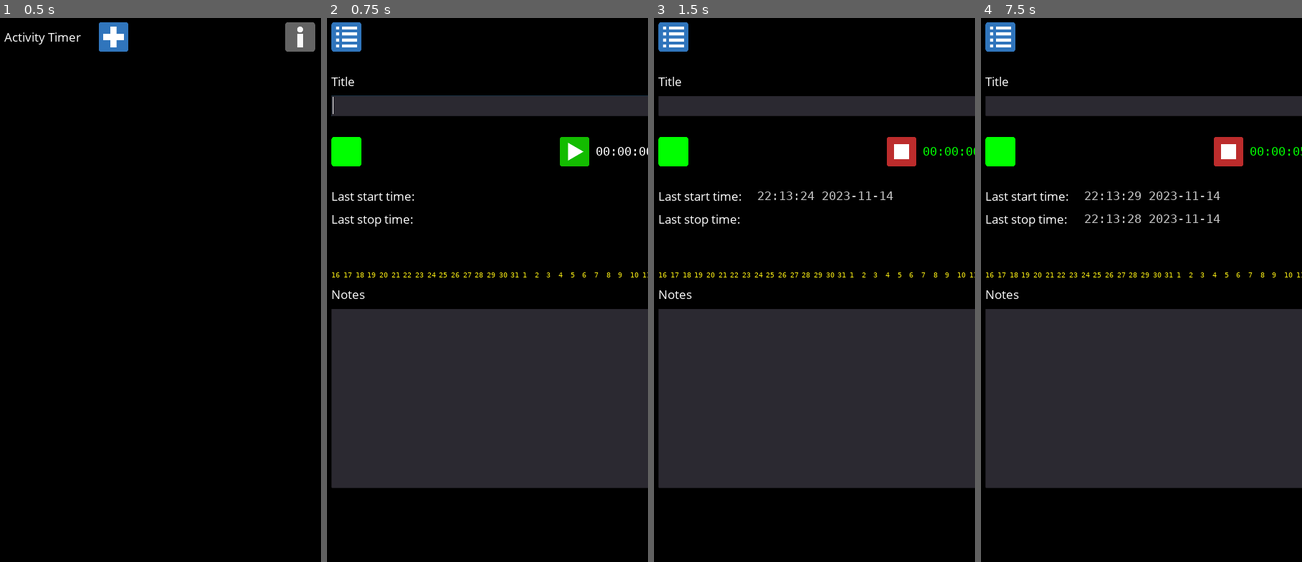
Above: before the commit, frames 1-4 (left to right).
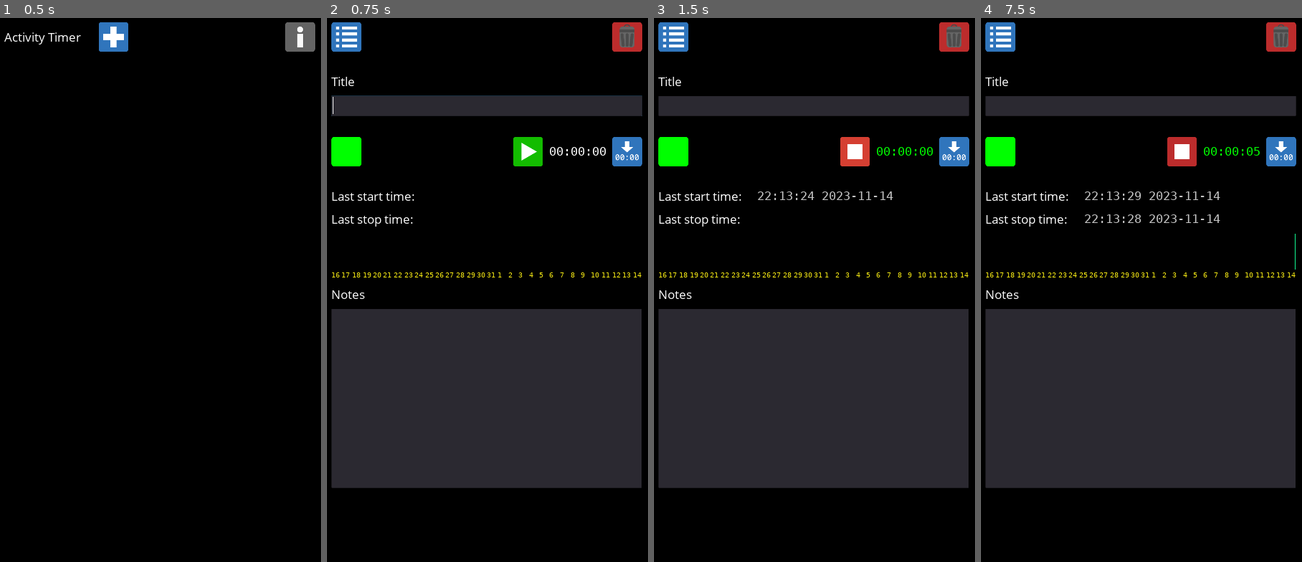
Above: after the commit, the same moments.

Repository: andrew-wilkes/godot-activity-timer
Game: Godot game, scene res://Main.tscn
Two runs of this game, one before a commit and one after it. Both use one fixed random seed, a clock stepped at 60 frames per second and the inputs below.
Inputs (mouse positions are in pixels of both pictures, inside the frame that each line leads up to; where the layout moved, square brackets give the same spot in the first picture):
- Up to frame 1 (0.5 s): no input
- Up to frame 2 (0.75 s): click (439, 34) at 0.5 s
- Up to frame 3 (1.5 s): click (856, 154) [901, 154] at 1.25 s
- Up to frame 4 (7.5 s): click (1000, 34) at 2 s; click (1279, 34) at 2.75 s; click (1000, 164) at 3.5 s; click (1141, 34) at 4.25 s; click (1077, 83) at 5 s; click (1180, 83) at 5.75 s; click (1180, 83) at 6.5 s; click (1279, 83) at 7.25 s

Frame 1 is identical in both runs. In frame 2, 3.3% of the frame differs, in the area x 4-100%, y 0-87%; in frame 3, 3.3%; in frame 4, 3.3%.

Commit message:
Fix alignment of day numbers

Diff:
--- a/src/ActivityView.tscn
+++ b/src/ActivityView.tscn
@@ -219,8 +219,9 @@
 script = ExtResource( 25 )
 
 [node name="Day" type="Label" parent="VB/Days"]
-margin_right = 16.0
+margin_right = 1080.0
 margin_bottom = 32.0
+size_flags_horizontal = 3
 custom_fonts/font = SubResource( 1 )
 text = "1"
 __meta__ = {
--- a/src/Days.gd
+++ b/src/Days.gd
@@ -1,8 +1,6 @@
 extends HBoxContainer
 
-
 func _ready():
-	$Day.rect_min_size.x = rect_size.x / 30
 	for n in 29:
 		var day = $Day.duplicate()
 		day.text = str(n + 2)
@@ -11,6 +9,6 @@
 
 func update_days():
 	var t = OS.get_unix_time_from_datetime(OS.get_date()) - 29 * 24 * 3600 # 29 days before
-	for n in 30:
+	for n in get_child_count():
 		get_child(n).text = str(OS.get_datetime_from_unix_time(t).day)
 		t += 86400
